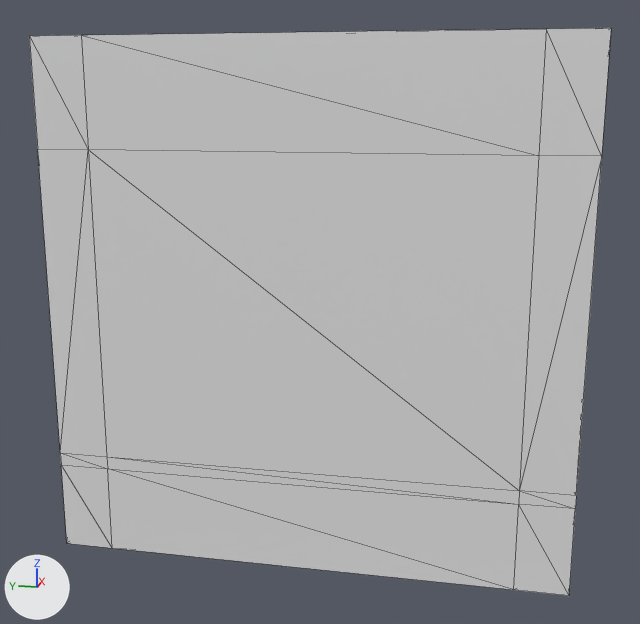
Two versions of the glTF model addons/building_generator/models/Brazil/art_deco/window_01/window_01.glb, one commit apart.
Both versions are drawn from a 50 mm camera at (-4.71, -1.01, 1.2) aimed at (0.08, -0.05, 0.0). Lighting does not change. The marker at lower left points along +X, +Y and +Z. Mesh edges are drawn as thin lines. Vertices at the same position are counted once.

In view in the first picture: 'window_01'.
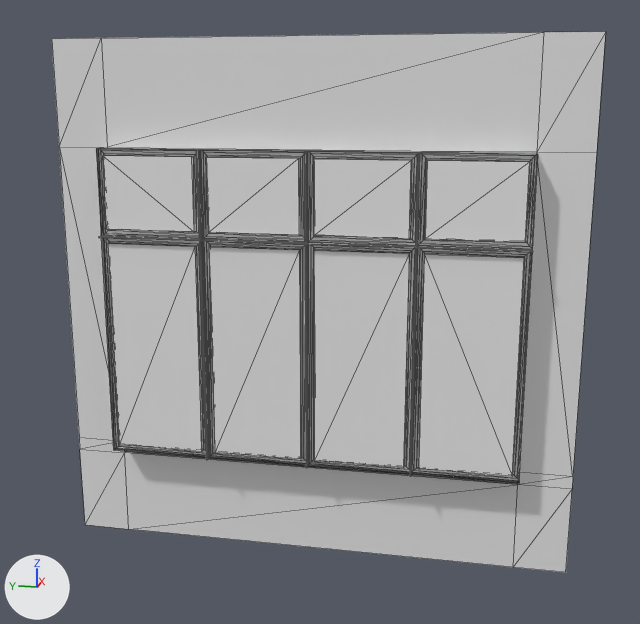
Pixel boxes (x1, y1, x2, y2) of what changed, in the pictures (640 x 624 px):
'window_01', reshaped: before (29, 28, 611, 596); after (52, 32, 605, 572)
part 1 of me_cube_001, deleted: before (29, 28, 611, 596)

What the commit changed:
me_cube_001 is used by ob_window_01; location (0.0, 0.0, 0.0).
me_cube_001 had 280 vertices, 532 faces and spanned x -0.13..0.26, y -1.5..1.5, z -1.5..1.5.
me_cube_001 now has 260 vertices, 480 faces and spans x -0.06..0.26, y -1.5..1.5, z -1.5..1.5.
Part 1, on me_cube_001:
20 vertices are removed from x -0.13, y -1.5..1.5, z -1.5..1.5.
52 faces are deleted.
